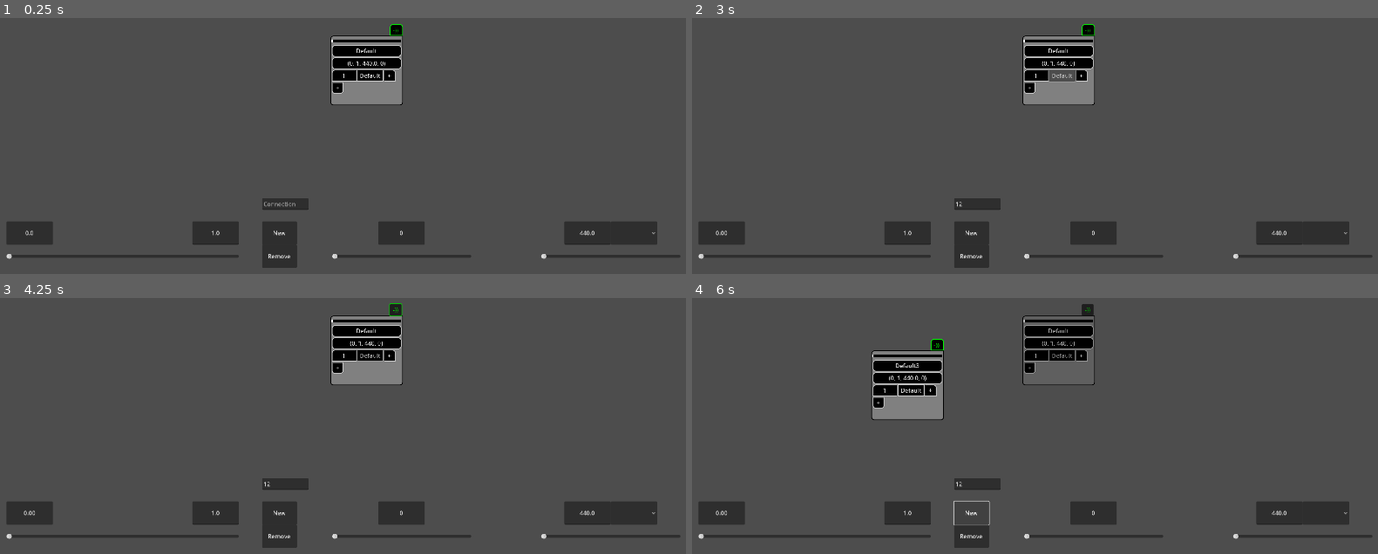
Above: before the commit, frames 1-4 (two rows, left to right).
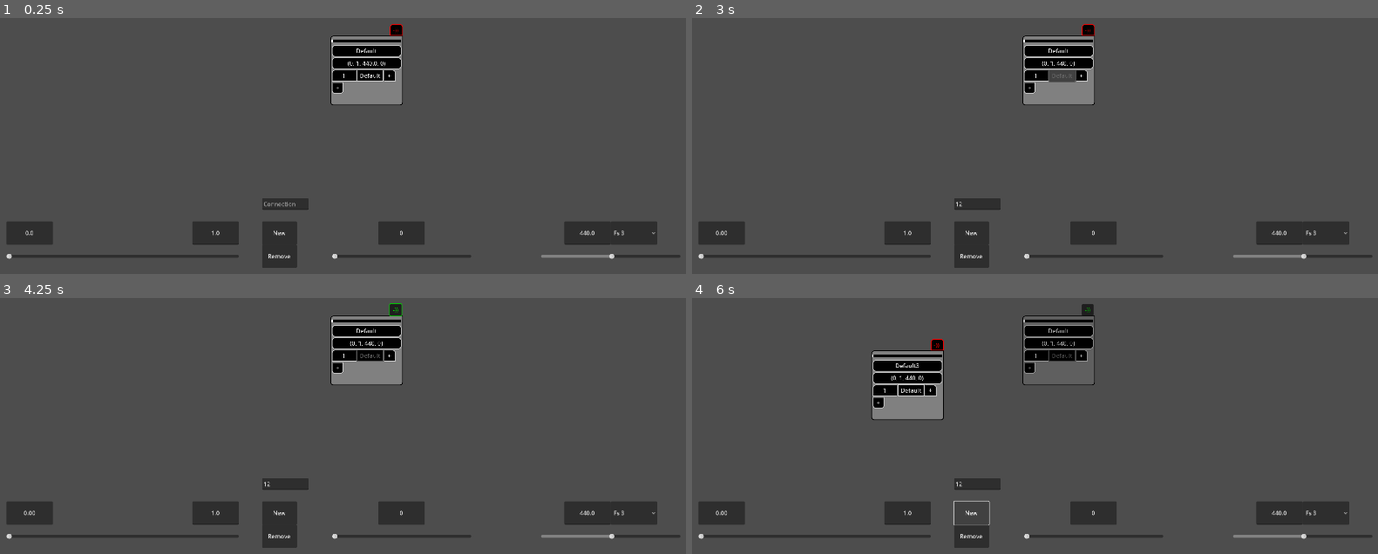
Above: after the commit, the same moments.

Repository: MarshallNekiu/SoundCreator
Game: Godot game, scene res://scenes/main_scene.tscn
The game is run twice, just before and just after one commit, with the same random seed, the same clock (stepped at 60 frames per second) and the same inputs.
Inputs (mouse positions are in pixels of both pictures, inside the frame that each line leads up to):
- Up to frame 1 (0.25 s): no input
- Up to frame 2 (3 s): click (980, 204) at 0.52 s; type "12" at 0.6 s; click "Default" at 1.25 s; click "(0, 1, 440, 0)" at 2 s; click "Default" at 2.75 s
- Up to frame 3 (4.25 s): click "-))" at 3.5 s
- Up to frame 4 (6 s): click "New" at 4.25 s; click "Default2" at 5 s; click "New" at 5.75 s

The runs differ from the first frame. In frame 1, 0.2% of the frame differs, in the area x 56-91%, y 2-95%; in frame 2, 0.3%; in frame 3, 0.2%; in frame 4, 0.3%, in the area x 28-91%, y 15-95%.
Error after the commit: Cannot call method 'get_children' on a null value. (res://scripts/sub.gd:35)

Commit message:
Add files via upload

Diff:
--- a/scripts/generator.gd
+++ b/scripts/generator.gd
@@ -2,7 +2,7 @@
 
 
 var vol := false
-var frame:int = 0
+var frame := 0
 var executer := Expression.new()
 var hz := 440.0
 var phase:float = 0
@@ -22,7 +22,7 @@
 
 func fill_buffer():
 	frame += 1
-	time = time_end - $Time.time_left
+	time = time_start + time_end - $Time.time_left
 
 	for i in range(get_stream_playback().get_frames_available()):
 
@@ -32,10 +32,12 @@
 
 		phase = fmod(phase + increment, 1.0)
 
+	$Track.value = time
+
 
 func create_track():
-	increment = hz / (stream.mix_rate * 2)
-	frame = 0
+	increment = hz / (stream.mix_rate)
+	frame = -1
 	$Time.start(time_end - time_start)
 	vol = true
 
--- a/scripts/sub.gd
+++ b/scripts/sub.gd
@@ -1,6 +1,7 @@
 extends Control
 
 signal connect(node: String)
+signal focused()
 signal start()
 
 @onready var connections := {$Box/ScrollBox/VBox/HBox/Time.text: [get_parent().get_node($Box/ScrollBox/VBox/HBox/Connection.text)] }
@@ -12,74 +13,91 @@
 	create()
 
 
+func set_values(vals: Vector4, mix_rate: float):
+	$Generator.time_start = vals.x
+	$Generator.time_end = vals.y
+	$Generator/Track.max_value = vals.y
+	$Generator.hz = vals.z
+	$Generator.volume_db = vals.w
+	if mix_rate: $Generator.stream.mix_rate = mix_rate
+
+	$Box/Values.text = str(vals)
+
+
+func focus():
+	modulate = Color.WHITE
+	emit_signal("focused")
+
+
 func create():
-	$Connected.modulate = Color.GREEN
+	connections.clear()
 
-	var values := Vector4($Box/Values.text.get_slice(",", 0).get_slice("(", 0).to_float(), $Box/Values.text.get_slice(",", 1).to_float(), $Box/Values.text.get_slice(",", 2).to_float(), $Box/Values.text.get_slice(",", 3).get_slice(")", 0).to_float())
-	$Generator.time_start = values.x
-	$Generator.time_end = values.y
-	$Box/Track.max_value = values.y
-	$Generator.hz = values.z
-	$Generator.volume_db = values.w
-
-	connections.clear()
+	for i in $Timer.get_children():
+		i.queue_free()
 
 	for hbox in $Box/ScrollBox/VBox.get_children().filter(func (x): return x.is_in_group("HBox")):
 		connections.merge({hbox.get_node("Time").text: []} )
 
-		for connection in $Box/ScrollBox/VBox/HBox.get_children().filter(func (x): return x.is_in_group("Connection")):
-			if connection.modulate == Color.GRAY: continue
+		for connection in hbox.get_children().filter(func (x): return x.is_in_group("Connection")):
+			if connection.modulate == Color.DIM_GRAY or connections[hbox.get_node("Time").text].has(get_parent().get_node(connection.text)): continue
 			connections[hbox.get_node("Time").text].append(get_parent().get_node(connection.text))
+
+	for i in connections:
+		var time := Timer.new()
+		time.name = "Timer - " + i
+		time.wait_time = i.to_float() - 0.01
+		time.one_shot = true
+		start.connect(time.start)
+
+		for j in connections[i]:
+			time.connect("timeout", j.play)
+
+		$Timer.add_child(time, true)
 
 
 func play():
+	await $Generator.call("create_track")
+
 	emit_signal("start")
-
-	$Generator.create_track()
-
-
-func _start():
-	for i in connections:
-		for j in connections[i]:
-			var time := get_tree().create_timer(i.to_float())
-			time.connect("timeout", connections[i][connections[i].find(j)].play)
-			OS.alert(str(time.get_signal_connection_list("timeout")))
-
-	while $Generator.vol:
-		$Box/Track.value = $Generator.time
-		await get_tree().create_timer(0.02).timeout
 
 
 func _on_connected_toggled(toggled_on):
 	if toggled_on:
 		create()
+		$Connected.modulate = Color.GREEN
 	else:
-		connections.clear()
+		for i in $Timer.get_children(): i.queue_free()
 		$Connected.modulate = Color.RED
 
 
-func add_connection(node: String):
-	var connection = $Box/ScrollBox/VBox/HBox/Connection.duplicate()
+func add_connection(node: String, HBox: HBoxContainer):
+	var connection:Button = $Box/ScrollBox/VBox/HBox/Connection.duplicate()
+	connection.modulate = Color.WHITE
 	connection.text = node
-	$Box/ScrollBox/VBox/HBox.add_child(connection, true)
-	$Box/ScrollBox/VBox/HBox.move_child(connection, -2)
+	HBox.add_child(connection, true)
+	HBox.move_child(connection, -2)
 
 
 func _on_h_box_child_entered_tree(node: Control):
-	if "Connection" in node.name:
-		node.connect("pressed", func (): node.modulate = Color.WHITE if node.modulate == Color.GRAY else Color.GRAY)
+	if node.name == "Time": node.connect("text_submitted", func(new_text: String): create())
+
+	if node.name == "Control": node.connect("pressed", func(): create())
+
+	if node.is_in_group("Connection"):
+		node.connect("pressed", func ():
+			node.modulate = Color.WHITE if node.modulate == Color.DIM_GRAY else Color.DIM_GRAY
+			create())
 
 		node.connect("button_down", func(): get_tree().create_timer(0.3).connect("timeout", func(): if node.button_pressed and not node == $Box/ScrollBox/VBox/HBox/Connection: node.queue_free()) )
 
 		if connections.has(node.get_parent().get_node("Time").text):
 			node.connect("tree_exiting", func (): connections[node.get_parent().get_node("Time").text].erase(get_parent().get_node(node.text)) )
-		OS.alert(str(connections))
 
 
-func _on_name_button_down():
-	await get_tree().create_timer(0.2).timeout
+func _on_move_button_down():
+	await get_tree().create_timer(0.3).timeout
 
-	while $Box/Name.button_pressed:
+	while $Box/Name.button_pressed or $Box/Values.button_pressed:
 		var gm = get_global_mouse_position()
 		global_position = Vector2((32 - int(gm.x) % 32) + int(gm.x) - 256,  (32 - int(gm.y) % 32) + int(gm.y))
 		await get_tree().create_timer(0.01).timeout
--- a/scripts/sub_control.gd
+++ b/scripts/sub_control.gd
@@ -4,12 +4,16 @@
 
 
 func _on_sub_blocks_child_entered_tree(node: Control):
-	node.get_node("Box/Name").connect("pressed", func ():
-		sub.modulate = Color.GRAY
-		sub = node
-		refresh_values(sub.get_node("Box/Values").text)
-		sub.modulate = Color.WHITE
-		)
+	for i in ["Box/Name", "Box/Values"]:
+		node.get_node(i).connect("pressed", func ():
+			if not is_instance_valid(sub): return
+			sub.modulate = Color.GRAY
+			sub = node
+			refresh_values(sub.get_node("Box/Values").text)
+			sub.modulate = Color.WHITE
+			)
+
+	node.get_node("Box/Values").emit_signal("pressed")
 
 	node.get_node("Box/ScrollBox/VBox/HBox/Control/Add").connect("pressed", func(): node.call("add_connection", $UI/Connection.text))
 
--- a/scripts/vi_ui.gd
+++ b/scripts/vi_ui.gd
@@ -1,4 +1,19 @@
 extends CanvasLayer
+
+var frequency:Array[float] = [32.7032, 34.6479, 36.7081, 38.8909, 41.2035, 43.6536, 46.2493, 48.9995, 51.9130, 55.0, 58.2705, 61.7354]
+
+
+func _init():
+	for i in range(5 * 12 - 12): frequency.append(frequency[int(i) % 12] * (2 ** ( (i / 12) + 1) ) )
+
+
+func _ready():
+	var tones := ["C", "Cs", "D", "Ds", "E", "F", "Fs", "G", "Gs", "A", "As", "B"]
+	for i in range(frequency.size()):
+		$Frequency/Tone.add_item(tones[i % 12] + " " + str(i / 12 + 1) )
+	$Frequency/Tone.selected = frequency.size() / 2
+	$Frequency.max_value = frequency.size() - 1
+	$Frequency.value = frequency.size() / 2
 
 
 func _on_track_value_changed(value: float):
@@ -23,3 +38,25 @@
 	x[3] = str(value)
 	owner.sub.get_node("Box/Values").text = str(Vector4(x[0].to_float(), x[1].to_float(), x[2].to_float(), x[3].to_float()))
 	$Volume/Text.text = str(value)
+
+
+
+func _on_frequency_value_changed(value):
+	$Frequency/Text.text = str(frequency[value])
+	_on_frequency_text_submitted(str(frequency[value]))
+	$Frequency.set_value_no_signal(value)
+	$Frequency/Tone.selected = value
+
+
+func _on_frequency_text_submitted(new_text):
+	if not new_text.is_valid_float() or not is_instance_valid(owner.sub): return
+	new_text = "%.3f" % new_text.to_float()
+	var x = owner.sub.get_node("Box/Values").text.split(",")
+	x[2] = new_text
+	owner.sub.get_node("Box/Values").text = str(Vector4(x[0].to_float(), x[1].to_float(), x[2].to_float(), x[3].to_float()))
+	owner.sub.get_node("Generator").hz = new_text.to_float()
+
+
+func _on_mix_rate_value_changed(value):
+	$MixRate/Text.text = str(value)
+	owner.sub.get_node("Generator").stream.mix_rate = value
